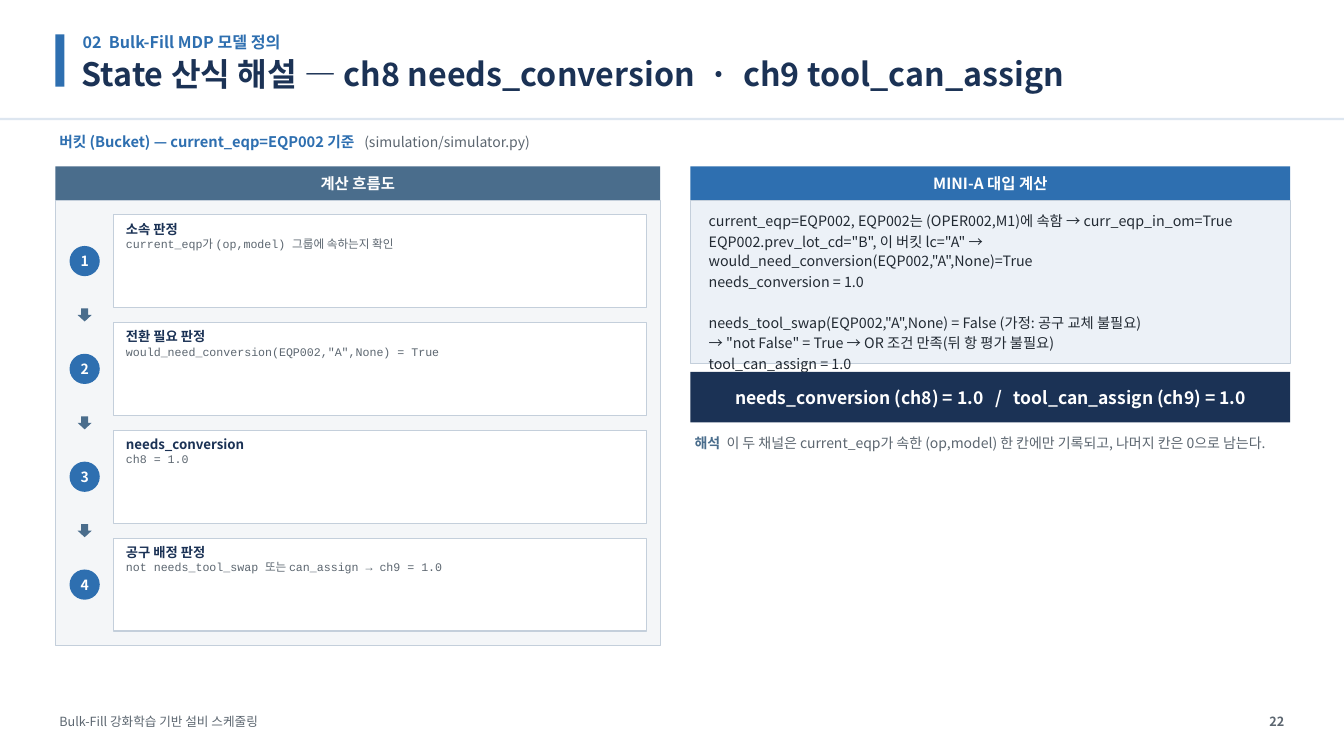
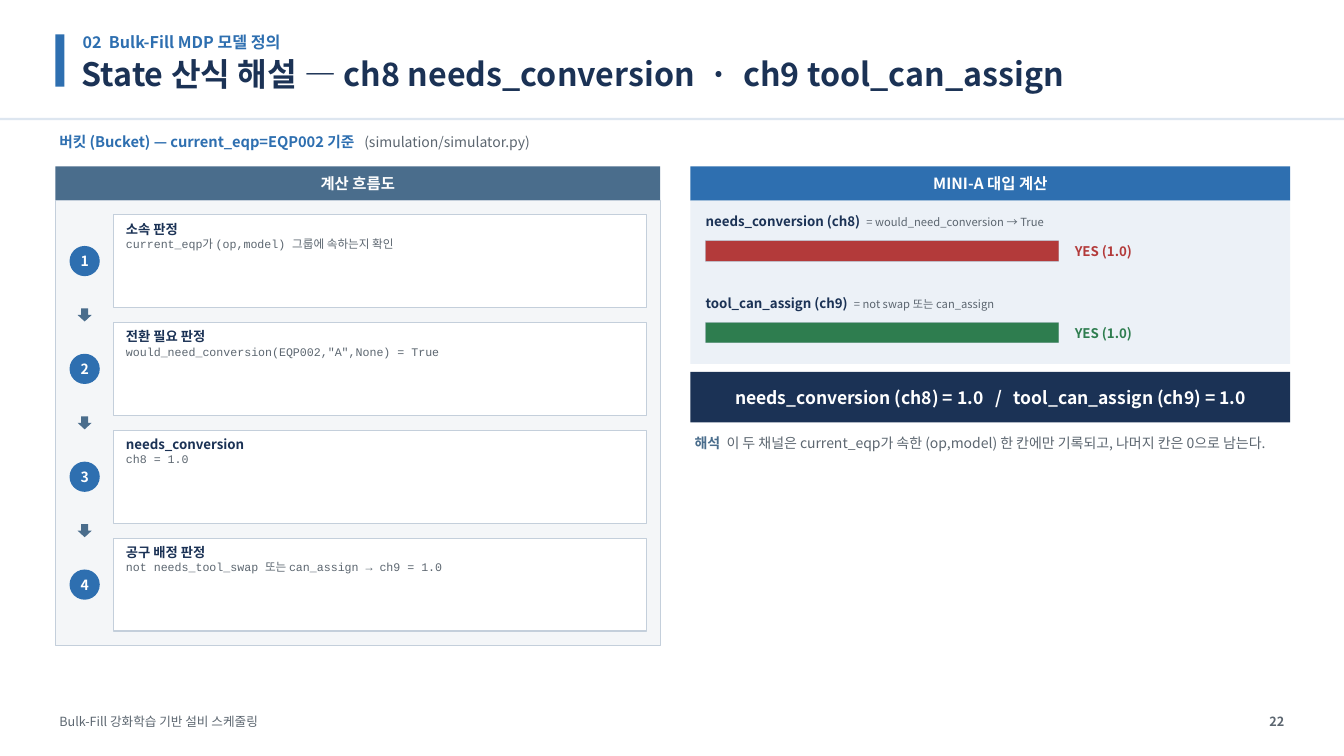
Before and after one commit to relighting123/pjt_scheduling, a slide deck: slide 22 of docs/스케줄링_발표자료.pptx. Drawn at 1344x756 pixels with LibreOffice and Linux fonts; fonts in the diff are those of the drawing. Boxes give left, top, right and bottom in pixels: in the first picture for what was removed or moved away, otherwise in the second. Text is boxed around its words. In the diff, an @@ line names an element or a change of style, - is before the commit and + after.

```diff
--- a/docs/스케줄링_발표자료.pptx
+++ b/docs/스케줄링_발표자료.pptx
@@ rectangle at [691,201,1291,364]: outline #C4CFDB 0.75 pt to none @@
@@ text added at [706,215,1044,229], 8 pt, text #5C6670 @@
+needs_conversion (ch8) = would_need_conversion → True
@@ text removed at [709,214,1233,374] @@
-current_eqp=EQP002, EQP002는 (OPER002,M1)에 속함 → curr_eqp_in_om=True
-EQP002.prev_lot_cd="B", 이 버킷 lc="A" → would_need_conversion(EQP002,"A",None)=True
-needs_conversion = 1.0
-needs_tool_swap(EQP002,"A",None) = False (가정: 공구 교체 불필요)
-→ "not False" = True → OR 조건 만족(뒤 항 평가 불필요)
-tool_can_assign = 1.0
@@ rectangle added at [706,241,1059,261], fill #FFFFFF, outline #C4CFDB 0.75 pt @@
@@ rectangle added at [706,241,1059,261], fill #B33A3A @@
@@ text added at [1075,245,1132,259], 9.5 pt, text #B33A3A, bold @@
+YES (1.0)
@@ text added at [706,297,994,312], 9.5 pt, text #1B3255, bold @@
+tool_can_assign (ch9) = not swap 또는 can_assign
@@ rectangle added at [706,323,1059,343], fill #FFFFFF, outline #C4CFDB 0.75 pt @@
@@ rectangle added at [706,323,1059,343], fill #2E7D4F @@
@@ text added at [1075,327,1132,341], 9.5 pt, text #2E7D4F, bold @@
+YES (1.0)
```
Also in this commit, not shown: 14 other slides changed.
